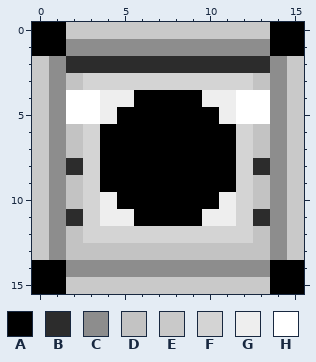
File history of a pixel-art sprite, wikiMain/auto_cobble_generator_face_height.png. Above: the version before the commit.
The file is 160x160 pixels, drawn in blocks of 10x10; one block is one cell here.
Palette (. is transparent): A #000000  B #2c2c2c  C #8d8d8d  D #c3c3c3  E #c9c9c9  F #d4d4d4  G #eeeeee  H #ffffff
Pixels before, first column x 0:
 0 AAEEEEEEEEEEEEAA
 1 AACCCCCCCCCCCCAA
 2 ECBBBBBBBBBBBBCE
 3 ECDFFFFFFFFFFDCE
 4 ECHHGGAAAAGGHHCE
 5 ECHHGAAAAAAGHHCE
 6 ECDFAAAAAAAAFDCE
 7 ECDFAAAAAAAAFDCE
 8 ECBFAAAAAAAAFBCE
 9 ECDFAAAAAAAAFDCE
10 ECDFGAAAAAAGFDCE
11 ECBFGGAAAAGGFBCE
12 ECDFFFFFFFFFFDCE
13 ECDDDDDDDDDDDDCE
14 AACCCCCCCCCCCCAA
15 AAEEEEEEEEEEEEAA
New version:
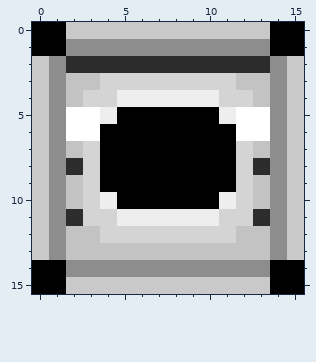
The exact change:
y 3: x 3 F -> D; x 12 F -> D
y 4: x 2..4 HHG -> DFF; x 6..9 AAAA -> GGGG; x 11..13 GHH -> FFD
y 6: x 2..3 DF -> HH; x 12..13 FD -> HH
y 11: x 4 G -> F; x 6..9 AAAA -> GGGG; x 11 G -> F
y 12: x 3 F -> D; x 12 F -> D
Where, in picture pixels (left, top, right, bottom), the same in both pictures:
changed: (66, 73, 270, 243)
